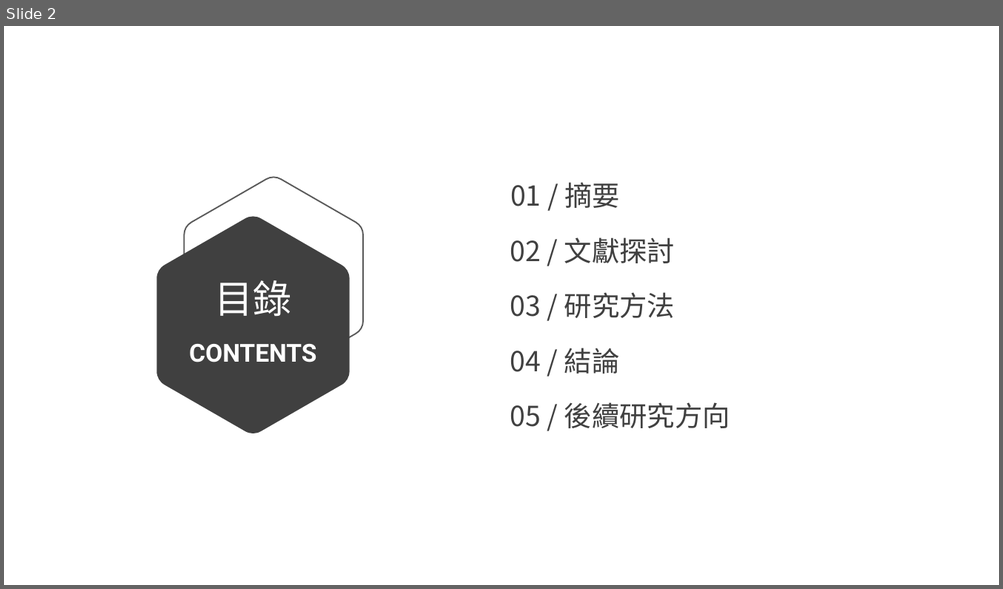
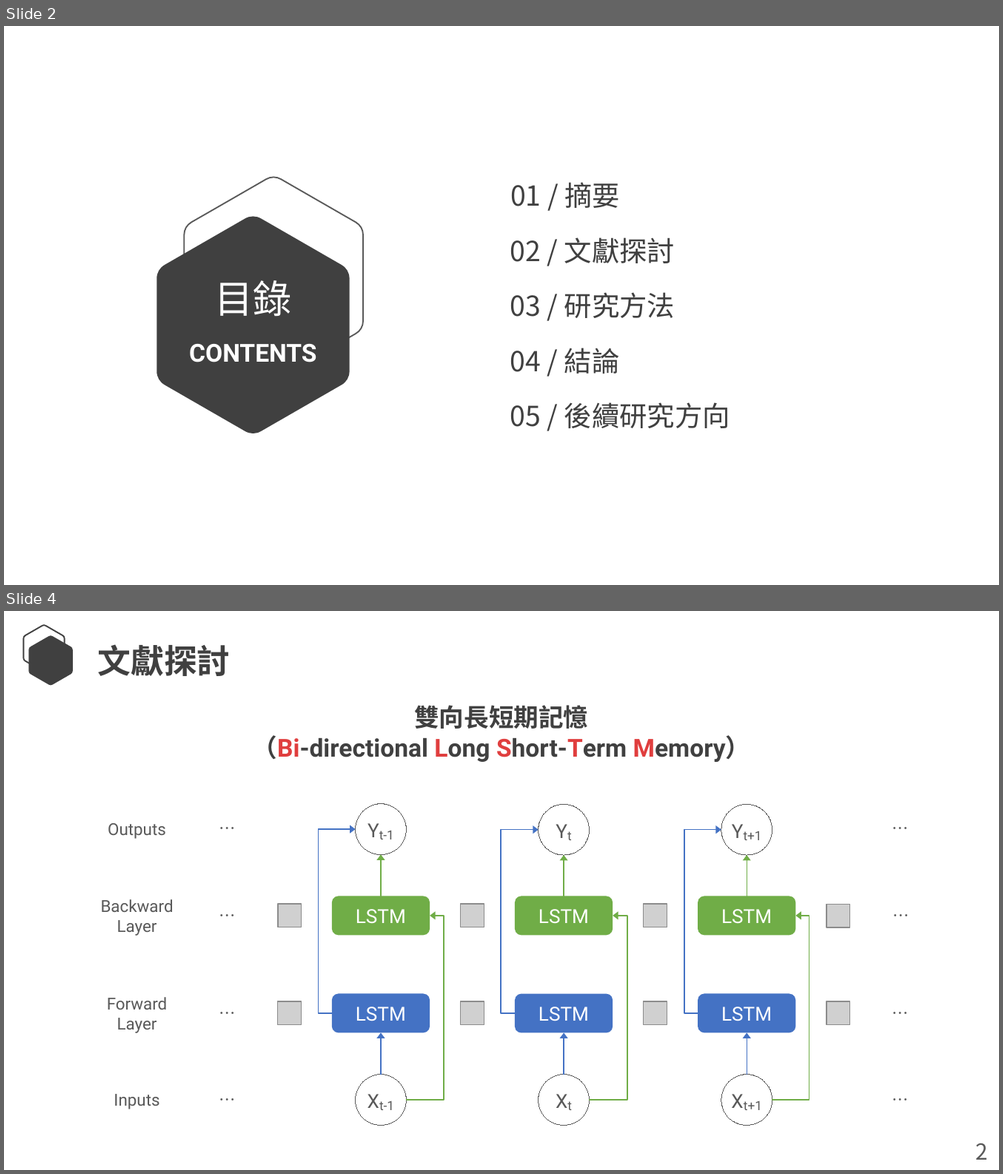
Before and after one commit to Lcwei-0708/lcwei-0708.github.io, a slide deck: data/paper/深度神經網路於中文斷詞之研究/深度神經網路於中文斷詞之研究.pptx. Shown one above the other, each under a label of ours: slide 2 before the commit, slides 2 and 4 after it; the slides between them are not shown. The pictures are 1003x589 and 1003x1174 pixels, drawn with LibreOffice and Linux fonts; fonts in the diff are those of the drawing; grey boxes stand for pictures. Boxes give left, top, right and bottom in pixels: in the first picture for what was removed or moved away, otherwise in the second. Text is boxed around its words. In the diff, an @@ line names an element or a change of style, - is before the commit and + after.

```diff
--- a/data/paper/深度神經網路於中文斷詞之研究/深度神經網路於中文斷詞之研究.pptx
+++ b/data/paper/深度神經網路於中文斷詞之研究/深度神經網路於中文斷詞之研究.pptx
@@ slide 4 added at [4,611,999,1170], background #FFFFFF @@
@@ freeform shape added at [24,625,65,672], outline #404040 1 pt @@
@@ freeform shape added at [29,636,73,686], fill #404040 @@
@@ text added at [97,644,230,676], 24 pt, text #404040, bold @@
+文獻探討
@@ text added at [253,705,751,762], 18 pt, text #404040, bold @@
+雙向長短期記憶
+（Bi-directional Long Short-Term Memory）
@@ elbow arrow added from (333, 1014) to (355, 830), #4472C4 0.75 pt @@
@@ elbow arrow added from (514, 1014) to (538, 830), #4472C4 0.75 pt @@
@@ elbow arrow added from (697, 1014) to (721, 830), #4472C4 0.75 pt @@
@@ arrow added from (381, 897) to (381, 854), #70AD47 0.75 pt @@
@@ arrow added from (564, 897) to (564, 856), #70AD47 0.75 pt @@
@@ arrow added from (746, 897) to (746, 856), #70AD47 0.75 pt @@
@@ elbow arrow added from (406, 1100) to (430, 917), #70AD47 0.75 pt @@
@@ elbow arrow added from (589, 1100) to (613, 917), #70AD47 0.75 pt @@
@@ elbow arrow added from (772, 1100) to (796, 917), #70AD47 0.75 pt @@
@@ group added at [101,804,921,1125]: 12 texts, 8 pictures, 6 rounded rectangles, 6 ellipses @@
+LSTM
+Inputs
+Forward Layer
+Backward Layer
+Outputs
+Xt-1
+LSTM
+LSTM
+Xt
+Xt+1
+LSTM
+LSTM
+LSTM
+Yt-1
+Yt
+Yt+1
+…
+…
+…
+…
+…
+…
+…
+…
@@ arrow added from (381, 1074) to (381, 1034), #4472C4 0.75 pt @@
@@ arrow added from (564, 1074) to (564, 1034), #4472C4 0.75 pt @@
@@ arrow added from (746, 1074) to (746, 1034), #4472C4 0.75 pt @@
@@ text added at [975,1144,987,1160], 16 pt, text #595959 @@
+2
```
Also in this commit, not shown: 2 slides changed, 23 other slides added, 13 slides removed, 1 other file.
